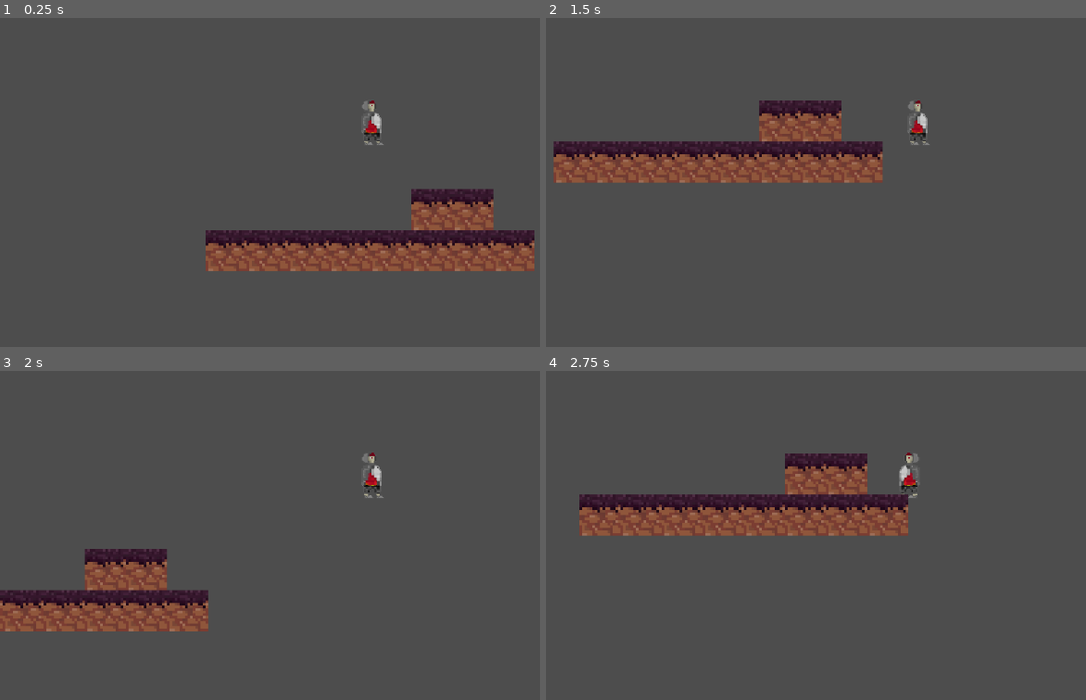
Above: before the commit, frames 1-4 (two rows, left to right).
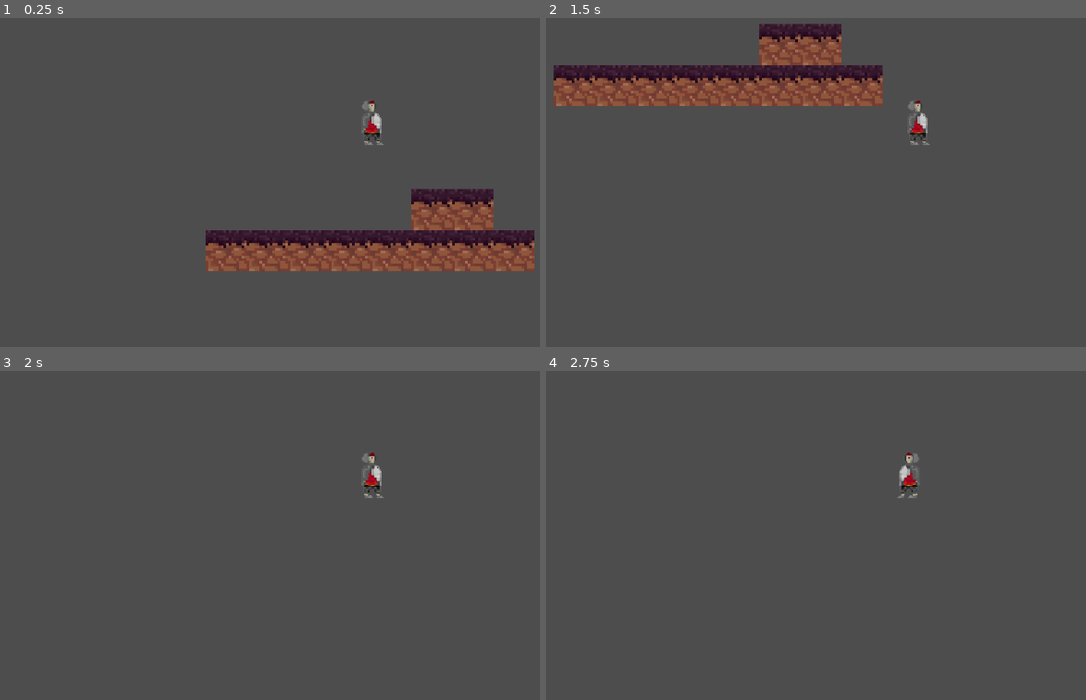
Above: after the commit, the same moments.

Repository: ZeusCraftCode/VampGame2D
Game: Godot game, scene res://scenes/game.tscn
Same seed, same stepped clock (60 frames per second), same inputs: the game is played once before the commit and once after it.
Inputs:
- Up to frame 1 (0.25 s): no input
- Up to frame 2 (1.5 s): hold D (Rechts-Laufen) from 0.53 s (still down); tap Space (Springen) at 0.77 s
- Up to frame 3 (2 s): keep holding D (Rechts-Laufen); tap Space (Springen) at 1.52 s
- Up to frame 4 (2.75 s): release D (Rechts-Laufen) at 2.03 s; hold A (Links-Laufen) from 2.03 s (still down)

Frame 1 is identical in both runs. In frame 2, 19% of the frame differs, in the area x 1-63%, y 1-51%; in frame 3, 6.8%; in frame 4, 9.6%.

Commit message:
Worldbound weg

Diff:
--- a/scenes/game.tscn
+++ b/scenes/game.tscn
@@ -1,10 +1,7 @@
-[gd_scene load_steps=6 format=4 uid="uid://deub16elltp7f"]
+[gd_scene load_steps=5 format=4 uid="uid://deub16elltp7f"]
 
 [ext_resource type="PackedScene" uid="uid://d2t45pnw2irov" path="res://scenes/spieler.tscn" id="1_lxdia"]
 [ext_resource type="Texture2D" uid="uid://dq87o5ncqh71y" path="res://assets/sprites/image Tileset.png" id="2_g13tg"]
-
-[sub_resource type="WorldBoundaryShape2D" id="WorldBoundaryShape2D_q8nx5"]
-distance = -53.0
 
 [sub_resource type="TileSetAtlasSource" id="TileSetAtlasSource_yfl6w"]
 texture = ExtResource("2_g13tg")
@@ -91,19 +88,13 @@
 
 [node name="Game" type="Node2D"]
 
+[node name="TileMapLayer" type="TileMapLayer" parent="."]
+position = Vector2(0, -12)
+tile_map_data = PackedByteArray("AAD8/wQAAAABAAAAAAD9/wQAAAABAAAAAAD+/wQAAAABAAAAAAD//wQAAAABAAAAAAAAAAQAAAABAAAAAAABAAQAAAABAAAAAAACAAQAAAABAAAAAAADAAQAAAABAAAAAAABAAMAAAABAAAAAAACAAMAAAABAAAAAAA=")
+tile_set = SubResource("TileSet_fvorn")
+
 [node name="Spieler" parent="." instance=ExtResource("1_lxdia")]
 position = Vector2(0, -12)
 
 [node name="Camera" type="Camera2D" parent="Spieler"]
 zoom = Vector2(4, 4)
-
-[node name="Welt" type="StaticBody2D" parent="."]
-position = Vector2(0, -12)
-
-[node name="WorldBound" type="CollisionShape2D" parent="Welt"]
-position = Vector2(0, 12)
-shape = SubResource("WorldBoundaryShape2D_q8nx5")
-
-[node name="TileMapLayer" type="TileMapLayer" parent="Welt"]
-tile_map_data = PackedByteArray("AAD8/wQAAAABAAAAAAD9/wQAAAABAAAAAAD+/wQAAAABAAAAAAD//wQAAAABAAAAAAAAAAQAAAABAAAAAAABAAQAAAABAAAAAAACAAQAAAABAAAAAAADAAQAAAABAAAAAAABAAMAAAABAAAAAAACAAMAAAABAAAAAAA=")
-tile_set = SubResource("TileSet_fvorn")
